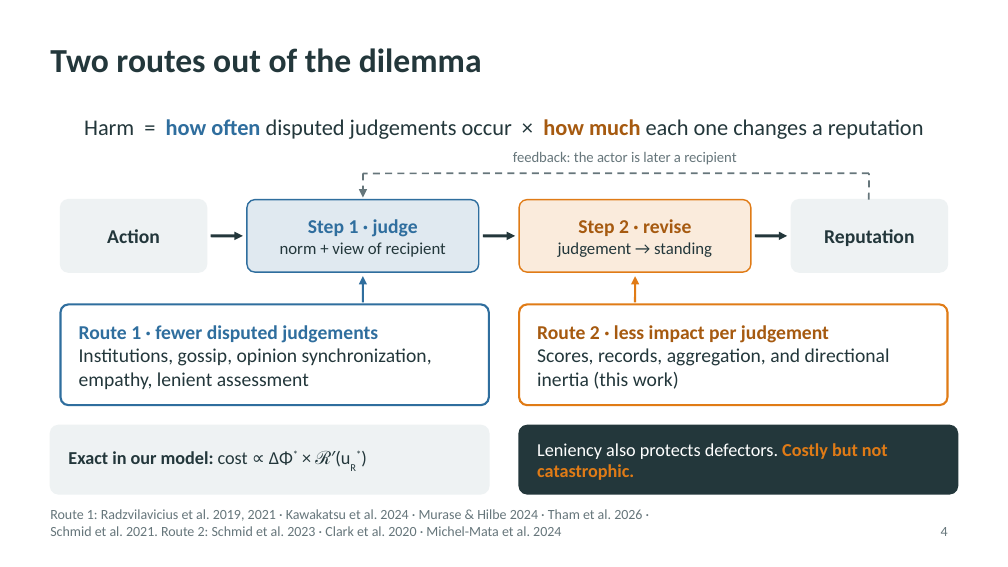
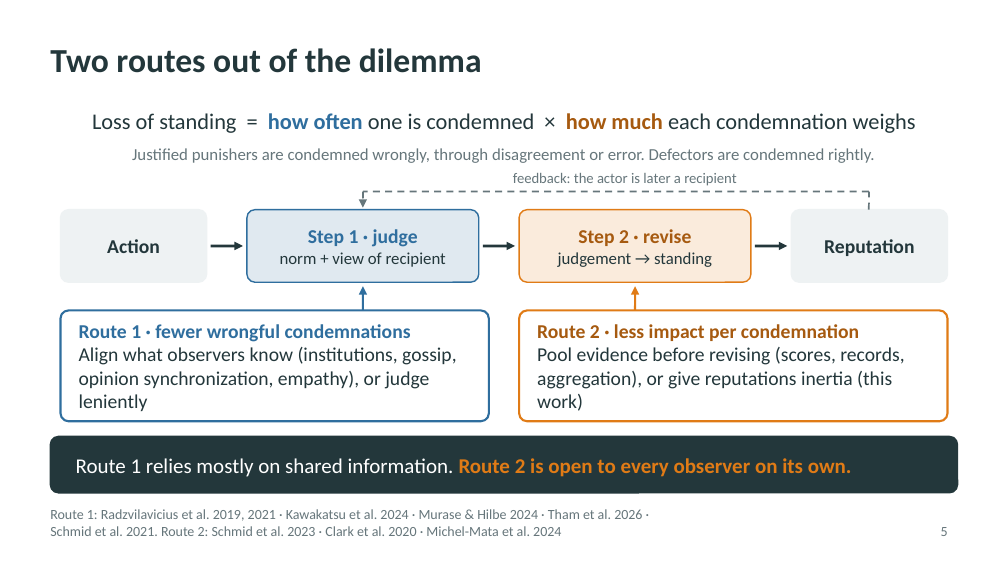
Before and after one commit to JoeWynn7/IR_paper, a slide deck: slide 5 of Slides/IR_motivation_section.pptx (slide 4 before the commit). Drawn at 1008x567 pixels with LibreOffice and Linux fonts; fonts in the diff are those of the drawing. Boxes give left, top, right and bottom in pixels: in the first picture for what was removed or moved away, otherwise in the second. Text is boxed around its words. In the diff, an @@ line names an element or a change of style, - is before the commit and + after.

```diff
--- a/Slides/IR_motivation_section.pptx
+++ b/Slides/IR_motivation_section.pptx
@@ text at [92,113,916,133]: text changed @@
-Harm = how often disputed judgements occur × how much each one changes a reputation
+Loss of standing = how often one is condemned × how much each condemnation weighs
@@ text added at [132,148,874,163], 12 pt, text #66767B @@
+Justified punishers are condemned wrongly, through disagreement or error. Defectors are condemned rightly.
@@ text "feedback: the actor is later ...": place and size @@
-text "feedback: the actor is later ..." at [513,152,736,165]
+text "feedback: the actor is later ..." at [513,173,736,186]
@@ line moved from (869, 173) - (363, 173) to (869, 192) - (363, 192) @@
@@ arrow moved from (363, 173) - (363, 198) to (363, 192) - (363, 208) @@
@@ line moved from (869, 200) - (869, 173) to (869, 210) - (869, 192) @@
@@ 5 arrows, 4 texts, 4 rounded rectangles: place and size @@
-5 arrows, 4 texts, 4 rounded rectangles at [60,200,948,302]
+5 arrows, 4 texts, 4 rounded rectangles at [60,210,948,310]
@@ rounded rectangle: place and size @@
-rounded rectangle at [60,304,489,405]
+rounded rectangle at [60,310,489,421]
@@ text at [79,324,456,411]: text changed @@
-Route 1 · fewer disputed judgements
-Institutions, gossip, opinion synchronization, empathy, lenient assessment
+Route 1 · fewer wrongful condemnations
+Align what observers know (institutions, gossip, opinion synchronization, empathy), or judge leniently
@@ rounded rectangle: place and size @@
-rounded rectangle at [519,304,948,405]
+rounded rectangle at [519,310,948,421]
@@ text at [537,324,904,411]: text changed @@
-Route 2 · less impact per judgement
-Scores, records, aggregation, and directional inertia (this work)
+Route 2 · less impact per condemnation
+Pool evidence before revising (scores, records, aggregation), or give reputations inertia (this work)
@@ proportions changed in 3 elements at [60,310,489,421], [519,310,948,421], [50,436,958,493] @@
@@ rounded rectangle: place and size @@
-rounded rectangle at [519,425,958,494]
+rounded rectangle at [50,436,958,493]
@@ rounded rectangle removed at [50,425,489,494] @@
@@ text removed at [537,443,888,480] @@
-Leniency also protects defectors. Costly but not catastrophic.
@@ text removed at [68,451,335,465] @@
-Exact in our model: cost ∝ ΔΦ* × ℛ′(uR*)
@@ text added at [76,458,852,477], 15 pt, text #FFFFFF @@
+Route 1 relies mostly on shared information. Route 2 is open to every observer on its own.
@@ page number at [941,527,948,536]: text changed @@
-4
+5
```
Also in this commit, not shown: 1 other slide changed, 2 slides added, 1 slide removed, 10 other files.
